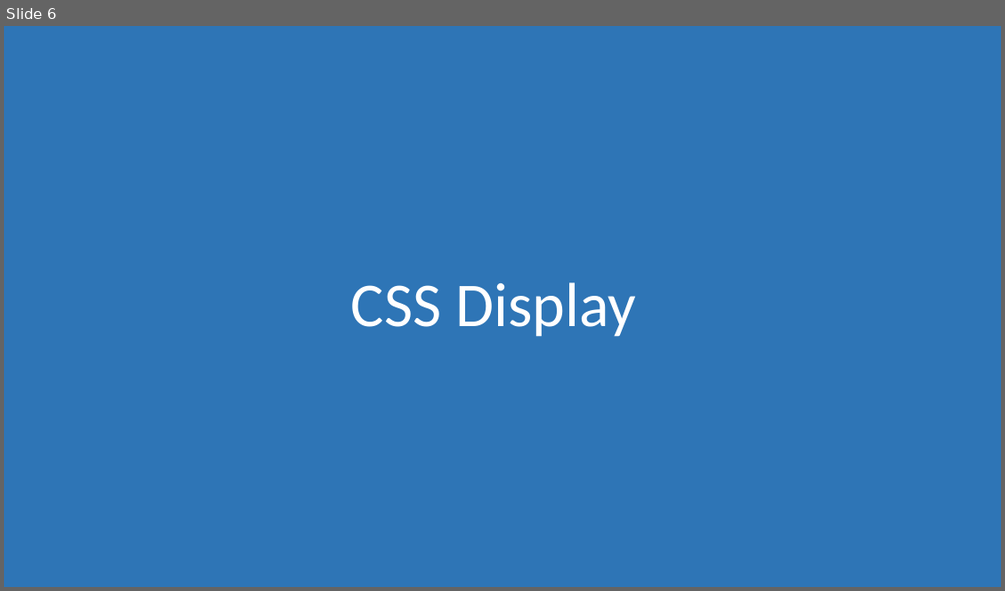
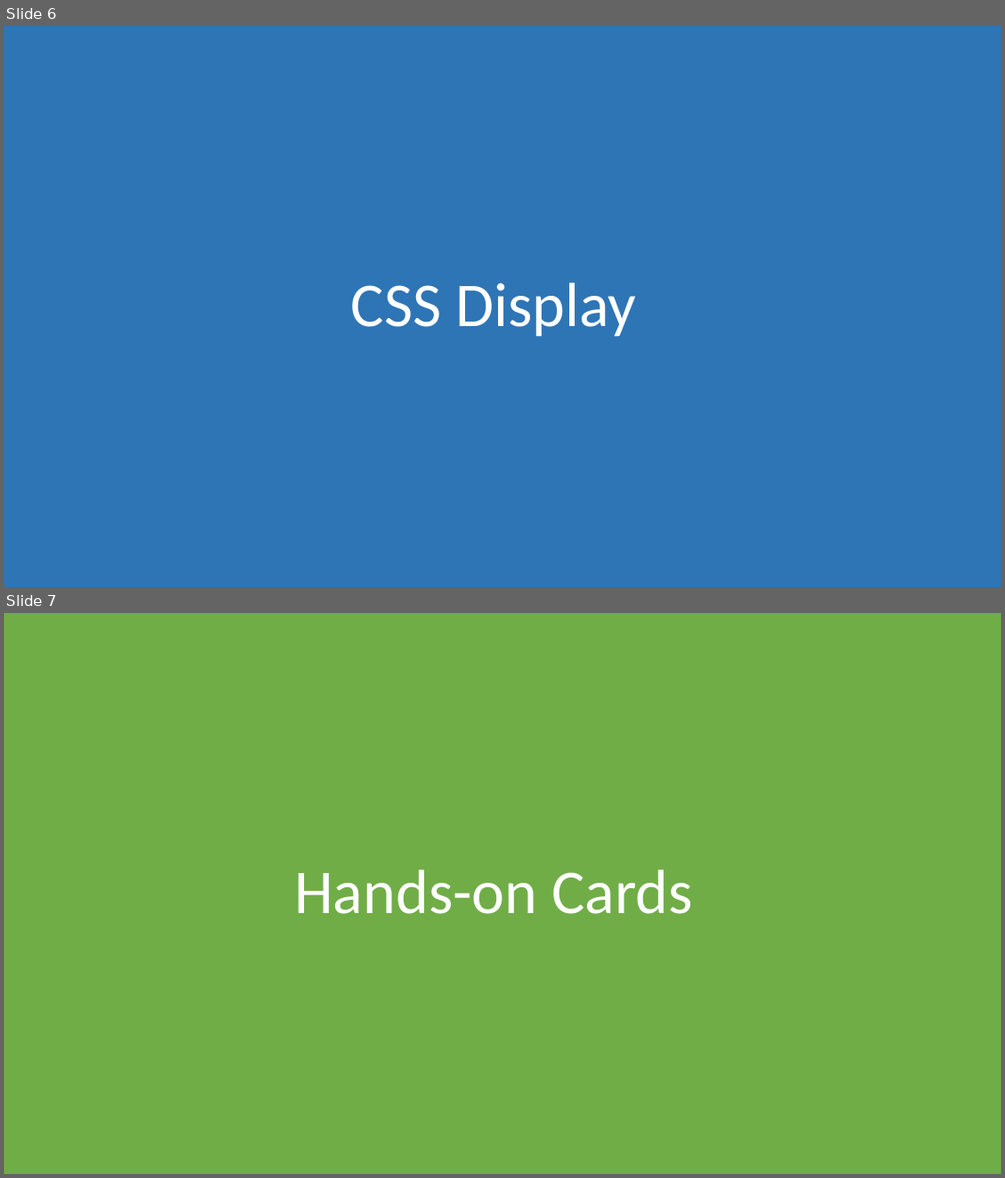
Before and after one commit to morkkis/PWD, a slide deck: presentations/chapter-3/Practical Web Dev.pptx. Shown one above the other, each under a label of ours: slide 6 before the commit, slides 6 and 7 after it. The pictures are 1005x591 and 1005x1178 pixels, drawn with LibreOffice and Linux fonts; fonts in the diff are those of the drawing. Boxes give left, top, right and bottom in pixels: in the first picture for what was removed or moved away, otherwise in the second. Text is boxed around its words. In the diff, an @@ line names an element or a change of style, - is before the commit and + after.

```diff
--- a/presentations/chapter-3/Practical Web Dev.pptx
+++ b/presentations/chapter-3/Practical Web Dev.pptx
@@ slide 7 added at (x1=4, y1=613, x2=1001, y2=1174), background #FFFFFF @@
@@ rectangle added at (x1=4, y1=613, x2=1001, y2=1174), fill #70AD47 @@
@@ title added at (x1=294, y1=869, x2=692, y2=914), 60 pt, text #FFFFFF @@
+Hands-on Cards
```
Also in this commit, not shown: 2 other slides added, 7 other files.
